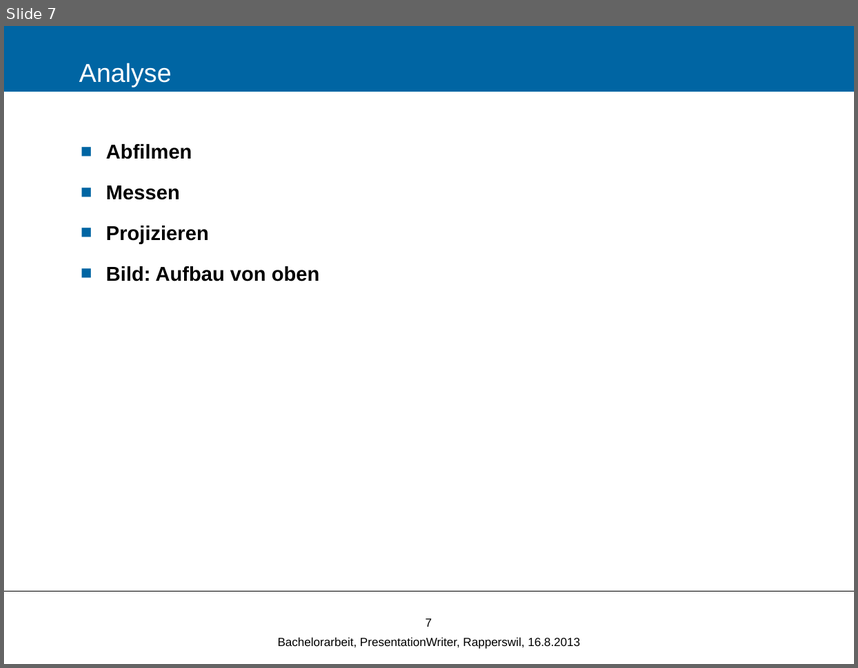
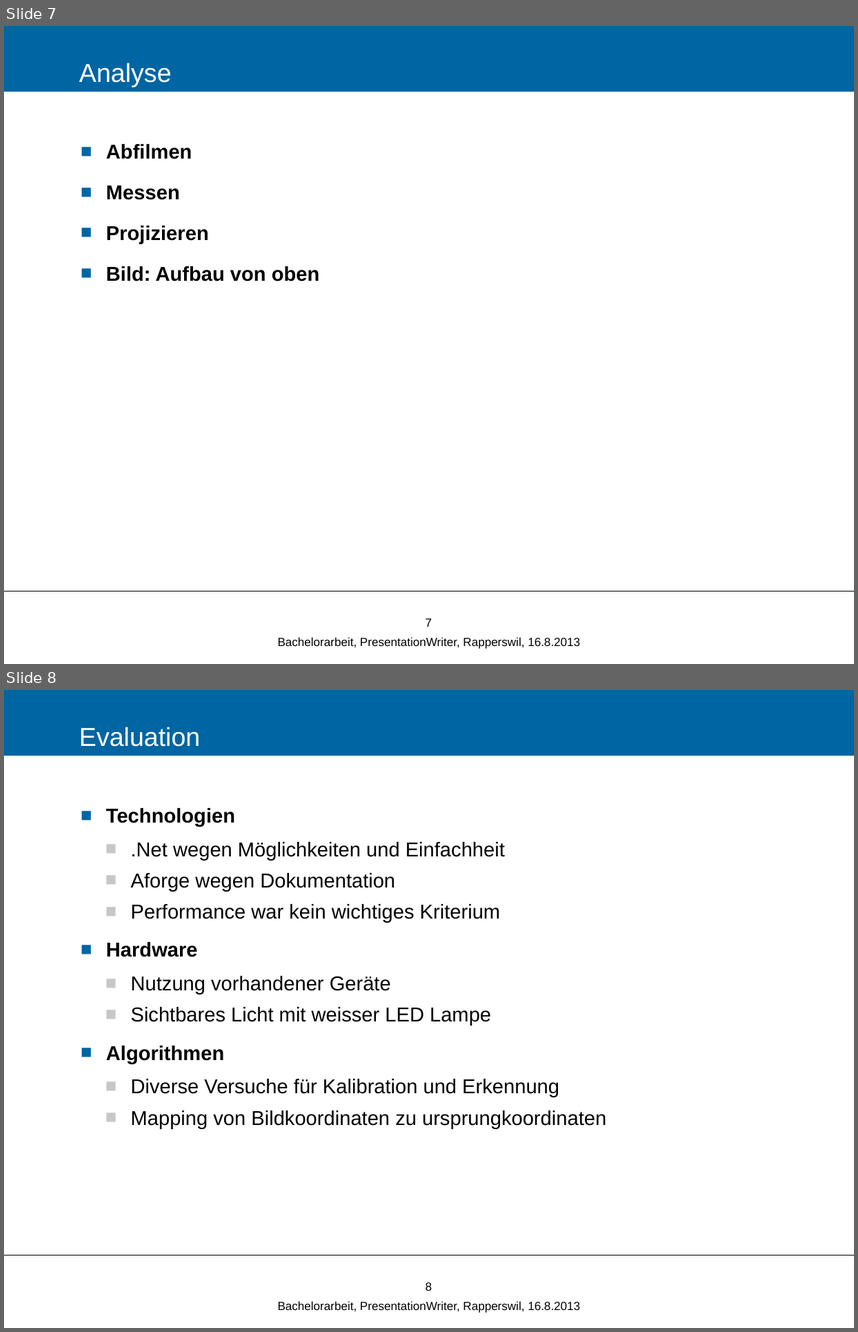
Before and after one commit to Zyklop/Magic-Whiteboard, a slide deck: Dokumentation/Präsentation/BA-Präsentation.pptx. Shown one above the other, each under a label of ours: slide 7 before the commit, slides 7 and 8 after it. The pictures are 858x668 and 858x1332 pixels, drawn with LibreOffice and Linux fonts; fonts in the diff are those of the drawing; background and template pictures are left out. Boxes give left, top, right and bottom in pixels: in the first picture for what was removed or moved away, otherwise in the second. Text is boxed around its words. In the diff, an @@ line names an element or a change of style, - is before the commit and + after.

```diff
--- a/Dokumentation/Präsentation/BA-Präsentation.pptx
+++ b/Dokumentation/Präsentation/BA-Präsentation.pptx
@@ slide 8 added at (4,690,854,1328), background #FFFFFF; not listed: 1 template element that a slide beside it also shows @@
@@ title added at (4,690,854,756), fill #0065A3, 22 pt, text #FFFFFF @@
+Evaluation
@@ text added at (106,808,606,1128), 17 pt, text #000000 @@
+■ Technologien
+  ■ .Net wegen Möglichkeiten und Einfachheit
+  ■ Aforge wegen Dokumentation
+  ■ Performance war kein wichtiges Kriterium
+■ Hardware
+  ■ Nutzung vorhandener Geräte
+  ■ Sichtbares Licht mit weisser LED Lampe
+■ Algorithmen
+  ■ Diverse Versuche für Kalibration und Erkennung
+  ■ Mapping von Bildkoordinaten zu ursprungkoordinaten
@@ page number added at (426,1282,432,1290), 10 pt, text #000000 @@
+8
@@ text added at (278,1301,580,1312), 10 pt, text #000000 @@
+Bachelorarbeit, PresentationWriter, Rapperswil, 16.8.2013
```
Also in this commit, not shown: 4 slides changed, 3 other slides added.
